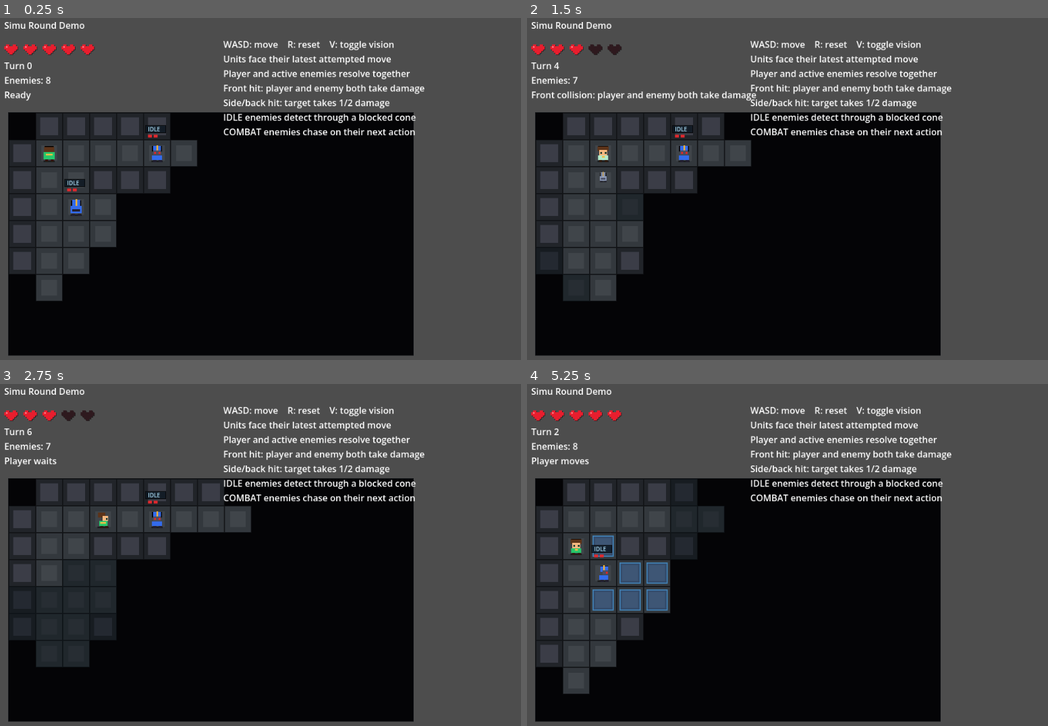
Above: before the commit, frames 1-4 (two rows, left to right).
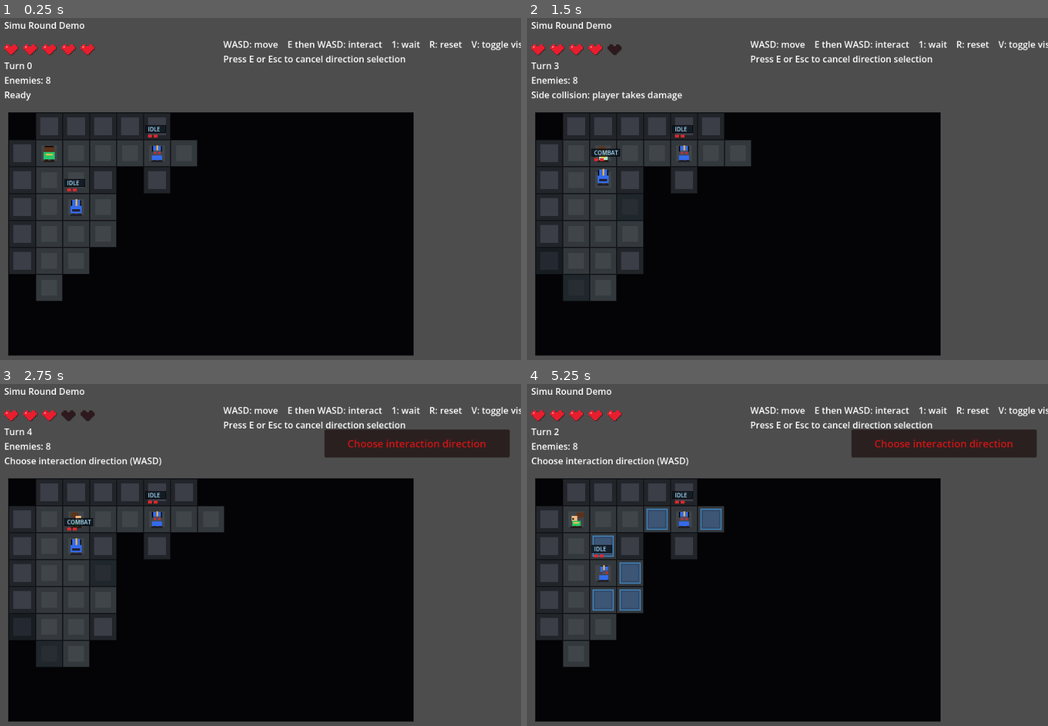
Above: after the commit, the same moments.

Repository: TreeGrassClanKindofLame/SimuRoundDemo
Game: Godot game, scene res://scenes/main.tscn
Two runs of this game, one before a commit and one after it. Both use one fixed random seed, a clock stepped at 60 frames per second and the inputs below.
Inputs:
- Up to frame 1 (0.25 s): no input
- Up to frame 2 (1.5 s): tap Enter at 0.5 s; hold D 0.53-1.28 s; tap E at 0.6 s; tap 1 at 0.8, 1.35 s; tap Space at 1.25 s; hold S from 1.28 s (still down)
- Up to frame 3 (2.75 s): tap E at 1.55, 2.1 s; tap Enter at 2 s; release S at 2.03 s; hold D from 2.03 s (still down); tap 1 at 2.3 s
- Up to frame 4 (5.25 s): tap Space at 2.75, 4.25 s; release D at 2.78 s; hold W 2.78-3.53 s; tap 1 at 2.85, 3.8 s; tap E at 3.05, 4.55, 5.1 s; tap Enter at 3.5 s; hold A 3.53-5.03 s; tap R at 3.6 s; tap Escape at 4.15 s; tap V at 4.35 s; hold S from 5.03 s (still down)

The runs differ from the first frame. In frame 1, 3.2% of the frame differs, in the area x 22-100%, y 6-52%; in frame 2, 4.0%; in frame 3, 8.1%; in frame 4, 9.2%, in the area x 0-100%, y 6-91%.

Commit message:
①新增交互动作；②新增门

Diff:
--- a/scenes/main.tscn
+++ b/scenes/main.tscn
@@ -28,10 +28,26 @@
 offset_top = 58.0
 offset_right = 980.0
 offset_bottom = 178.0
-text = "WASD: move    R: reset    V: toggle vision
-Units face their latest attempted move
-Player and active enemies resolve together
-Front hit: player and enemy both take damage
-Side/back hit: target takes 1/2 damage
-IDLE enemies detect through a blocked cone
-COMBAT enemies chase on their next action"
+text = "WASD: move    E then WASD: interact    1: wait    R: reset    V: toggle vision
+Press E or Esc to cancel direction selection"
+
+[node name="InteractionPrompt" type="Panel" parent="HUD"]
+visible = false
+offset_left = 610.0
+offset_top = 104.0
+offset_right = 940.0
+offset_bottom = 154.0
+modulate = Color(0.82, 0.08, 0.08, 1)
+
+[node name="Text" type="Label" parent="HUD/InteractionPrompt"]
+layout_mode = 1
+anchors_preset = 15
+anchor_right = 1.0
+anchor_bottom = 1.0
+grow_horizontal = 2
+grow_vertical = 2
+theme_override_colors/font_color = Color(1, 1, 1, 1)
+theme_override_font_sizes/font_size = 18
+text = "Choose interaction direction"
+horizontal_alignment = 1
+vertical_alignment = 1
--- a/scripts/main.gd
+++ b/scripts/main.gd
@@ -4,15 +4,16 @@
 enum CollisionSide { FRONT, SIDE, BACK }
 enum EnemyState { IDLE, COMBAT }
 enum FogState { DENSE, THIN, CLEAR }
+enum DoorOrientation { HORIZONTAL, VERTICAL }
 
 const TILE_SIZE := 48
 const MAP_ORIGIN := Vector2(48, 192)
 const MAP_ROWS := [
 	"###############",
 	"#.............#",
-	"#..###........#",
+	"#..#H#........#",
 	"#.....#..##...#",
-	"#.....#.......#",
+	"#.....#..V....#",
 	"#..#.....#....#",
 	"#..#..###.....#",
 	"#.............#",
@@ -64,8 +65,11 @@
 var sound_players: Dictionary = {}
 var turn_collision_pairs: Dictionary = {}
 var fog_by_cell: Dictionary = {}
+var doors: Dictionary = {}
+var choosing_interaction_direction := false
 
 @onready var status_label: Label = $HUD/Status
+@onready var interaction_prompt: Panel = $HUD/InteractionPrompt
 
 func _ready() -> void:
 	rng.randomize()
@@ -131,6 +135,9 @@
 	get_viewport().set_input_as_handled()
 
 func _try_play_key_action(keycode: Key) -> bool:
+	if choosing_interaction_direction:
+		return _try_interaction_direction_key(keycode)
+
 	match keycode:
 		KEY_1:
 			_play_turn(DIR_NONE)
@@ -142,6 +149,8 @@
 			_play_turn(DIR_LEFT)
 		KEY_D:
 			_play_turn(DIR_RIGHT)
+		KEY_E:
+			_begin_interaction_selection()
 		KEY_R:
 			_reset_demo(true)
 		KEY_V:
@@ -153,11 +162,29 @@
 			return false
 	return true
 
+func _try_interaction_direction_key(keycode: Key) -> bool:
+	match keycode:
+		KEY_W:
+			_play_interaction_turn(DIR_UP)
+		KEY_S:
+			_play_interaction_turn(DIR_DOWN)
+		KEY_A:
+			_play_interaction_turn(DIR_LEFT)
+		KEY_D:
+			_play_interaction_turn(DIR_RIGHT)
+		KEY_E, KEY_ESCAPE:
+			_cancel_interaction_selection()
+		_:
+			return false
+	return true
+
 func _setup_audio() -> void:
 	sound_players["bump"] = _create_sound_player(_make_tone(90.0, 60.0, 0.08, 0.35))
 	sound_players["hit"] = _create_sound_player(_make_tone(420.0, 260.0, 0.10, 0.32))
 	sound_players["death"] = _create_sound_player(_make_tone(180.0, 70.0, 0.22, 0.35))
 	sound_players["reset"] = _create_sound_player(_make_tone(260.0, 520.0, 0.16, 0.25))
+	sound_players["door_open"] = _create_sound_player(_make_tone(110.0, 260.0, 0.24, 0.30))
+	sound_players["door_close"] = _create_sound_player(_make_tone(190.0, 75.0, 0.15, 0.38))
 
 func _create_sound_player(stream: AudioStream) -> AudioStreamPlayer:
 	var player := AudioStreamPlayer.new()
@@ -205,7 +232,9 @@
 	reset_timer = 0.0
 	turn_count = 0
 	turn_collision_pairs.clear()
+	choosing_interaction_direction = false
 	last_event = "Ready"
+	_reset_doors()
 	enemies = [
 		_create_enemy(Vector2i(5, 1), AIType.IDLE),
 		_create_enemy(Vector2i(9, 1), AIType.IDLE),
@@ -239,7 +268,7 @@
 		"death_timer": 0.0,
 	}
 
-func _play_turn(player_delta: Vector2i) -> void:
+func _play_turn(player_delta: Vector2i, player_action_event := "") -> void:
 	if not player_alive or reset_timer > 0.0:
 		return
 
@@ -252,13 +281,113 @@
 	if player_alive:
 		_update_player_fog()
 		alert_event = _update_enemy_alerts()
-	if player_alive and alert_event != "" and (turn_event == "" or turn_event == "Player moves" or turn_event == "Player waits"):
+	if player_alive and player_action_event != "":
+		if _is_high_priority_turn_event(turn_event):
+			last_event = turn_event
+		elif alert_event != "":
+			last_event = alert_event
+		else:
+			last_event = player_action_event
+	elif player_alive and alert_event != "" and (turn_event == "" or turn_event == "Player moves" or turn_event == "Player waits"):
 		last_event = alert_event
 	elif player_alive and turn_event != "":
 		last_event = turn_event
 	turn_count += 1
 	_update_hud()
 	queue_redraw()
+
+func _begin_interaction_selection() -> void:
+	if not player_alive or reset_timer > 0.0:
+		return
+
+	choosing_interaction_direction = true
+	last_event = "Choose interaction direction (WASD)"
+	_update_hud()
+	queue_redraw()
+
+func _cancel_interaction_selection() -> void:
+	choosing_interaction_direction = false
+	last_event = "Interaction cancelled"
+	_update_hud()
+	queue_redraw()
+
+func _play_interaction_turn(direction: Vector2i) -> void:
+	if not player_alive or reset_timer > 0.0:
+		return
+
+	choosing_interaction_direction = false
+	var interaction_event := _interact_in_direction(direction)
+	_play_turn(DIR_NONE, interaction_event)
+
+func _interact_in_direction(direction: Vector2i) -> String:
+	var target := player_pos + direction
+	if not _is_door(target):
+		return "Nothing to interact with"
+
+	var door: Dictionary = doors[_cell_key(target)]
+	if bool(door["open"]):
+		if _is_cell_occupied_by_living_unit(target):
+			return "Door cannot close while occupied"
+		door["open"] = false
+		doors[_cell_key(target)] = door
+		_play_sound("door_close")
+		return "Door closes"
+
+	door["open"] = true
+	doors[_cell_key(target)] = door
+	_play_sound("door_open")
+	return "Door opens"
+
+func _is_high_priority_turn_event(event_text: String) -> bool:
+	return (
+		event_text.begins_with("Front collision")
+		or event_text.begins_with("Back collision")
+		or event_text.begins_with("Side collision")
+		or event_text == "Player and enemy already collided this turn"
+	)
+
+func _is_cell_occupied_by_living_unit(cell: Vector2i) -> bool:
+	if player_alive and player_pos == cell:
+		return true
+	for enemy in enemies:
+		if enemy["alive"] and enemy["pos"] == cell:
+			return true
+	return false
+
+func _reset_doors() -> void:
+	doors.clear()
+	for y in range(_map_height()):
+		for x in range(_map_width()):
+			var marker: String = MAP_ROWS[y].substr(x, 1)
+			if marker != "H" and marker != "V":
+				continue
+			var cell := Vector2i(x, y)
+			doors[_cell_key(cell)] = {
+				"pos": cell,
+				"orientation": DoorOrientation.HORIZONTAL if marker == "H" else DoorOrientation.VERTICAL,
+				"open": false,
+			}
+
+func _is_door(cell: Vector2i) -> bool:
+	return doors.has(_cell_key(cell))
+
+func _is_closed_door(cell: Vector2i) -> bool:
+	if not _is_door(cell):
+		return false
+	return not bool(doors[_cell_key(cell)]["open"])
+
+func _set_door_open(cell: Vector2i, is_open: bool) -> void:
+	if not _is_door(cell):
+		return
+	var door: Dictionary = doors[_cell_key(cell)]
+	door["open"] = is_open
+	doors[_cell_key(cell)] = door
+
+func _is_movement_blocker(cell: Vector2i) -> bool:
+	return _is_wall(cell) or _is_closed_door(cell)
+
+func _is_vision_blocker(cell: Vector2i) -> bool:
+	return not _is_inside_map(cell) or _is_movement_blocker(cell)
 
 func _create_turn_snapshot() -> Dictionary:
 	var occupants := {}
@@ -643,7 +772,7 @@
 			var cell := Vector2i(x, y)
 			if _is_cell_in_player_vision(cell):
 				visible_cells[_cell_key(cell)] = true
-				if not _is_wall(cell):
+				if not _is_vision_blocker(cell):
 					visible_floor_cells.append(cell)
 
 	_add_walls_adjacent_to_visible_floors(visible_cells, visible_floor_cells)
@@ -710,7 +839,7 @@
 			return false
 		if current == to:
 			return true
-		if _is_wall(current):
+		if _is_vision_blocker(current):
 			return false
 
 	return false
@@ -719,7 +848,7 @@
 	return _is_player_vision_blocker(side_a) and _is_player_vision_blocker(side_b)
 
 func _is_player_vision_blocker(cell: Vector2i) -> bool:
-	return not _is_inside_map(cell) or _is_wall(cell)
+	return _is_vision_blocker(cell)
 
 func _manhattan_distance(a: Vector2i, b: Vector2i) -> int:
 	return abs(a.x - b.x) + abs(a.y - b.y)
@@ -862,7 +991,7 @@
 	for y in range(_map_height()):
 		for x in range(_map_width()):
 			var cell := Vector2i(x, y)
-			astar_grid.set_point_solid(cell, _is_wall(cell))
+			astar_grid.set_point_solid(cell, _is_movement_blocker(cell))
 
 	for index in range(enemies.size()):
 		if index == current_enemy_index or not enemies[index]["alive"]:
@@ -894,7 +1023,7 @@
 	return cells
 
 func _has_detection_line_of_sight(origin: Vector2i, target: Vector2i) -> bool:
-	if not _is_inside_map(target) or _is_wall(target):
+	if not _is_inside_map(target) or _is_vision_blocker(target):
 		return false
 
 	var delta := target - origin
@@ -909,7 +1038,7 @@
 		if cell == origin or _has_cell(visited, cell):
 			continue
 		visited.append(cell)
-		if _is_wall(cell):
+		if _is_vision_blocker(cell):
 			return false
 	return true
 
@@ -920,7 +1049,7 @@
 	return false
 
 func _is_walkable_cell(cell: Vector2i) -> bool:
-	return _is_inside_map(cell) and not _is_wall(cell)
+	return _is_inside_map(cell) and not _is_movement_blocker(cell)
 
 func _is_inside_map(cell: Vector2i) -> bool:
 	return cell.x >= 0 and cell.y >= 0 and cell.x < _map_width() and cell.y < _map_height()
@@ -961,6 +1090,7 @@
 		_living_enemy_count(),
 		last_event,
 	]
+	interaction_prompt.visible = choosing_interaction_direction
 
 func _draw() -> void:
 	_draw_player_hp_hearts()
@@ -1007,6 +1137,38 @@
 				draw_rect(rect.grow(-10), Color(0.25, 0.27, 0.29))
 
 			draw_rect(rect, Color(0.07, 0.08, 0.09), false, 2.0)
+			if _is_door(cell):
+				_draw_door(cell, doors[_cell_key(cell)])
+
+func _draw_door(cell: Vector2i, door: Dictionary) -> void:
+	var rect := _cell_rect(cell)
+	var frame_color := Color(0.20, 0.10, 0.04)
+	var door_color := Color(0.58, 0.31, 0.10)
+	var highlight_color := Color(0.82, 0.54, 0.20)
+	var shadow_color := Color(0.10, 0.05, 0.02)
+	var is_horizontal := int(door["orientation"]) == DoorOrientation.HORIZONTAL
+
+	if bool(door["open"]):
+		if is_horizontal:
+			draw_rect(Rect2(rect.position + Vector2(3, 4), Vector2(7, rect.size.y - 8)), frame_color)
+			draw_rect(Rect2(rect.end - Vector2(10, rect.size.y - 4), Vector2(7, rect.size.y - 8)), frame_color)
+		else:
+			draw_rect(Rect2(rect.position + Vector2(4, 3), Vector2(rect.size.x - 8, 7)), frame_color)
+			draw_rect(Rect2(rect.end - Vector2(rect.size.x - 4, 10), Vector2(rect.size.x - 8, 7)), frame_color)
+		return
+
+	if is_horizontal:
+		var panel := Rect2(rect.position + Vector2(8, 3), Vector2(rect.size.x - 16, rect.size.y - 6))
+		draw_rect(panel, shadow_color)
+		draw_rect(panel.grow(-3), door_color)
+		draw_rect(Rect2(panel.position + Vector2(6, 4), Vector2(4, panel.size.y - 8)), highlight_color)
+		draw_circle(panel.position + Vector2(panel.size.x - 7, panel.size.y * 0.5), 2.5, highlight_color)
+	else:
+		var panel := Rect2(rect.position + Vector2(3, 8), Vector2(rect.size.x - 6, rect.size.y - 16))
+		draw_rect(panel, shadow_color)
+		draw_rect(panel.grow(-3), door_color)
+		draw_rect(Rect2(panel.position + Vector2(4, 6), Vector2(panel.size.x - 8, 4)), highlight_color)
+		draw_circle(panel.position + Vector2(panel.size.x * 0.5, panel.size.y - 7), 2.5, highlight_color)
 
 func _draw_units() -> void:
 	if player_alive or player_death_timer > 0.0:
--- a/tests/turn_resolution_tests.gd
+++ b/tests/turn_resolution_tests.gd
@@ -11,6 +11,8 @@
 const FOG_DENSE := 0
 const FOG_THIN := 1
 const FOG_CLEAR := 2
+const DOOR_HORIZONTAL := 0
+const DOOR_VERTICAL := 1
 
 var failures: Array[String] = []
 
@@ -18,6 +20,19 @@
 	call_deferred("_run")
 
 func _run() -> void:
+	_test_main_keyboard_one_waits_one_turn()
+	_test_keypad_one_does_not_wait()
+	_test_e_enters_interaction_selection_without_advancing_turn()
+	_test_direction_confirms_interaction_and_hides_prompt()
+	_test_interaction_selection_can_be_cancelled()
+	_test_interaction_without_target_still_runs_enemy_turn()
+	_test_door_interaction_toggles_open_and_closed()
+	_test_occupied_open_door_cannot_close()
+	_test_map_creates_horizontal_and_vertical_doors()
+	_test_closed_door_blocks_movement_and_open_door_allows_it()
+	_test_opening_door_changes_enemy_path_on_same_turn()
+	_test_closing_door_blocks_enemy_path_on_same_turn()
+	_test_closed_door_blocks_player_and_enemy_vision()
 	_test_player_wins_empty_cell_contest()
 	_test_enemy_enters_player_vacated_cell()
 	_test_direct_swap_blocks_and_collides()
@@ -107,6 +122,193 @@
 	main._apply_intent_facings(intents)
 	main._resolve_turn_intents(intents, snapshot)
 
+func _test_main_keyboard_one_waits_one_turn() -> void:
+	var main := _new_main()
+	_set_units(main, Vector2i(2, 1), DIR_RIGHT, [])
+	var start_pos: Vector2i = main.player_pos
+	var start_facing: Vector2i = main.player_facing
+
+	var handled: bool = main._try_play_key_action(KEY_1)
+
+	_expect_true("main keyboard 1 wait: key handled", handled)
+	_expect_eq("main keyboard 1 wait: player stays", main.player_pos, start_pos)
+	_expect_eq("main keyboard 1 wait: facing unchanged", main.player_facing, start_facing)
+	_expect_eq("main keyboard 1 wait: turn advances", main.turn_count, 1)
+	_expect_eq("main keyboard 1 wait: event", main.last_event, "Player waits")
+	_free_main(main)
+
+func _test_keypad_one_does_not_wait() -> void:
+	var main := _new_main()
+	_set_units(main, Vector2i(2, 1), DIR_RIGHT, [])
+
+	var handled: bool = main._try_play_key_action(KEY_KP_1)
+
+	_expect_true("keypad 1 ignored: key not handled", not handled)
+	_expect_eq("keypad 1 ignored: turn unchanged", main.turn_count, 0)
+	_free_main(main)
+
+func _test_e_enters_interaction_selection_without_advancing_turn() -> void:
+	var main := _new_main()
+	_set_units(main, Vector2i(4, 1), DIR_DOWN, [])
+	var start_pos: Vector2i = main.player_pos
+	var start_facing: Vector2i = main.player_facing
+
+	var handled: bool = main._try_play_key_action(KEY_E)
+
+	_expect_true("E selection: key handled", handled)
+	_expect_true("E selection: choosing direction", main.choosing_interaction_direction)
+	_expect_true("E selection: red prompt visible", main.interaction_prompt.visible)
+	_expect_eq("E selection: player stays", main.player_pos, start_pos)
+	_expect_eq("E selection: facing unchanged", main.player_facing, start_facing)
+	_expect_eq("E selection: turn unchanged", main.turn_count, 0)
+	_expect_true("E selection: door unchanged", main._is_closed_door(Vector2i(4, 2)))
+	_free_main(main)
+
+func _test_direction_confirms_interaction_and_hides_prompt() -> void:
+	var main := _new_main()
+	_set_units(main, Vector2i(4, 1), DIR_RIGHT, [])
+	var start_pos: Vector2i = main.player_pos
+	var start_facing: Vector2i = main.player_facing
+
+	main._try_play_key_action(KEY_E)
+	var handled: bool = main._try_play_key_action(KEY_S)
+
+	_expect_true("direction confirmation: key handled", handled)
+	_expect_true("direction confirmation: selection ends", not main.choosing_interaction_direction)
+	_expect_true("direction confirmation: prompt hidden", not main.interaction_prompt.visible)
+	_expect_eq("direction confirmation: player stays", main.player_pos, start_pos)
+	_expect_eq("direction confirmation: facing unchanged", main.player_facing, start_facing)
+	_expect_eq("direction confirmation: turn advances", main.turn_count, 1)
+	_expect_true("direction confirmation: door opens", not main._is_closed_door(Vector2i(4, 2)))
+	_free_main(main)
+
+func _test_interaction_selection_can_be_cancelled() -> void:
+	var main := _new_main()
+
+	main._try_play_key_action(KEY_E)
+	var handled: bool = main._try_play_key_action(KEY_ESCAPE)
+
+	_expect_true("interaction cancel: key handled", handled)
+	_expect_true("interaction cancel: selection ends", not main.choosing_interaction_direction)
+	_expect_true("interaction cancel: prompt hidden", not main.interaction_prompt.visible)
+	_expect_eq("interaction cancel: turn unchanged", main.turn_count, 0)
+	_free_main(main)
+
+func _test_interaction_without_target_still_runs_enemy_turn() -> void:
+	var main := _new_main()
+	_set_units(main, Vector2i(1, 1), DIR_DOWN, [
+		_make_enemy(main, "enemy_a", Vector2i(3, 1), DIR_LEFT),
+	])
+	var enemy_start: Vector2i = main.enemies[0]["pos"]
+
+	main._try_play_key_action(KEY_E)
+	var handled: bool = main._try_play_key_action(KEY_S)
+
+	_expect_true("empty interaction: key handled", handled)
+	_expect_eq("empty interaction: turn advances", main.turn_count, 1)
+	_expect_eq("empty interaction: player stays", main.player_pos, Vector2i(1, 1))
+	_expect_true("empty interaction: enemy acts", main.enemies[0]["pos"] != enemy_start)
+	_expect_eq("empty interaction: event", main.last_event, "Nothing to interact with")
+	_free_main(main)
+
+func _test_door_interaction_toggles_open_and_closed() -> void:
+	var main := _new_main()
+	_set_units(main, Vector2i(4, 1), DIR_DOWN, [])
+	var door_cell := Vector2i(4, 2)
+
+	main._play_interaction_turn(DIR_DOWN)
+	_expect_true("door toggle: opens", not main._is_closed_door(door_cell))
+	_expect_eq("door toggle: open event", main.last_event, "Door opens")
+
+	main._play_interaction_turn(DIR_DOWN)
+	_expect_true("door toggle: closes", main._is_closed_door(door_cell))
+	_expect_eq("door toggle: close event", main.last_event, "Door closes")
+	_expect_eq("door toggle: two turns", main.turn_count, 2)
+	_free_main(main)
+
+func _test_occupied_open_door_cannot_close() -> void:
+	var main := _new_main()
+	var door_cell := Vector2i(4, 2)
+	main._set_door_open(door_cell, true)
+	_set_units(main, Vector2i(4, 1), DIR_DOWN, [
+		_make_enemy(main, "door_enemy", door_cell, DIR_DOWN, STATE_IDLE),
+	])
+
+	main._play_interaction_turn(DIR_DOWN)
+
+	_expect_true("occupied door: remains open", not main._is_closed_door(door_cell))
+	_expect_eq("occupied door: enemy remains", main.enemies[0]["pos"], door_cell)
+	_expect_eq("occupied door: turn advances", main.turn_count, 1)
+	_expect_eq("occupied door: event", main.last_event, "Door cannot close while occupied")
+	_free_main(main)
+
+func _test_map_creates_horizontal_and_vertical_doors() -> void:
+	var main := _new_main()
+	var horizontal_cell := Vector2i(4, 2)
+	var vertical_cell := Vector2i(9, 4)
+
+	_expect_true("door map: horizontal exists", main._is_door(horizontal_cell))
+	_expect_true("door map: vertical exists", main._is_door(vertical_cell))
+	_expect_eq("door map: horizontal orientation", main.doors[main._cell_key(horizontal_cell)]["orientation"], DOOR_HORIZONTAL)
+	_expect_eq("door map: vertical orientation", main.doors[main._cell_key(vertical_cell)]["orientation"], DOOR_VERTICAL)
+	_expect_true("door map: horizontal starts closed", main._is_closed_door(horizontal_cell))
+	_expect_true("door map: vertical starts closed", main._is_closed_door(vertical_cell))
+	_free_main(main)
+
+func _test_closed_door_blocks_movement_and_open_door_allows_it() -> void:
+	var main := _new_main()
+	var door_cell := Vector2i(4, 2)
+
+	_expect_true("door movement: closed door blocked", not main._is_walkable_cell(door_cell))
+	main._set_door_open(door_cell, true)
+	_expect_true("door movement: open door walkable", main._is_walkable_cell(door_cell))
+	_free_main(main)
+
+func _test_opening_door_changes_enemy_path_on_same_turn() -> void:
+	var main := _new_main()
+	var door_cell := Vector2i(4, 2)
+	_set_units(main, Vector2i(4, 1), DIR_DOWN, [
+		_make_enemy(main, "enemy_a", Vector2i(4, 3), DIR_UP),
+	])
+
+	main._play_interaction_turn(DIR_DOWN)
+
+	_expect_true("open timing: door opens", not main._is_closed_door(door_cell))
+	_expect_eq("open timing: enemy enters door this turn", main.enemies[0]["pos"], door_cell)
+	_free_main(main)
+
+func _test_closing_door_blocks_enemy_path_on_same_turn() -> void:
+	var main := _new_main()
+	var door_cell := Vector2i(4, 2)
+	main._set_door_open(door_cell, true)
+	_set_units(main, Vector2i(4, 1), DIR_DOWN, [
+		_make_enemy(main, "enemy_a", Vector2i(4, 3), DIR_UP),
+	])
+
+	main._play_interaction_turn(DIR_DOWN)
+
+	_expect_true("close timing: door closes", main._is_closed_door(door_cell))
+	_expect_true("close timing: enemy cannot enter door", main.enemies[0]["pos"] != door_cell)
+	_free_main(main)
+
+func _test_closed_door_blocks_player_and_enemy_vision() -> void:
+	var main := _new_main()
+	var door_cell := Vector2i(4, 2)
+	_set_units(main, Vector2i(4, 1), DIR_DOWN, [
+		_make_enemy(main, "enemy_a", Vector2i(4, 3), DIR_UP, STATE_IDLE),
+	])
+
+	_expect_true("door vision: closed door visible", main._is_cell_clear(door_cell))
+	_expect_true("door vision: player blocked behind closed door", not main._has_player_line_of_sight(main.player_pos, Vector2i(4, 3)))
+	_expect_true("door vision: enemy detection blocked", not main._enemy_can_detect_player(main.enemies[0]))
+
+	main._set_door_open(door_cell, true)
+	main._update_player_fog()
+	_expect_true("door vision: player sees through open door", main._has_player_line_of_sight(main.player_pos, Vector2i(4, 3)))
+	_expect_true("door vision: cell behind open door revealed", main._is_cell_clear(Vector2i(4, 3)))
+	_expect_true("door vision: enemy detects through open door", main._enemy_can_detect_player(main.enemies[0]))
+	_free_main(main)
+
 func _test_player_wins_empty_cell_contest() -> void:
 	var main := _new_main()
 	_set_units(main, Vector2i(1, 1), DIR_RIGHT, [
@@ -299,7 +501,7 @@
 	var main := _new_main()
 	_set_units(main, Vector2i(1, 1), DIR_RIGHT, [])
 
-	_expect_eq("fog adjacent wall reveal: wall beside visible floor clear", main._fog_state(Vector2i(4, 2)), FOG_CLEAR)
+	_expect_eq("fog adjacent wall reveal: wall beside visible floor clear", main._fog_state(Vector2i(3, 2)), FOG_CLEAR)
 	_expect_eq("fog adjacent wall reveal: out-of-range wall remains dense", main._fog_state(Vector2i(6, 0)), FOG_DENSE)
 	_free_main(main)
 
Not shown, changed: README.md
